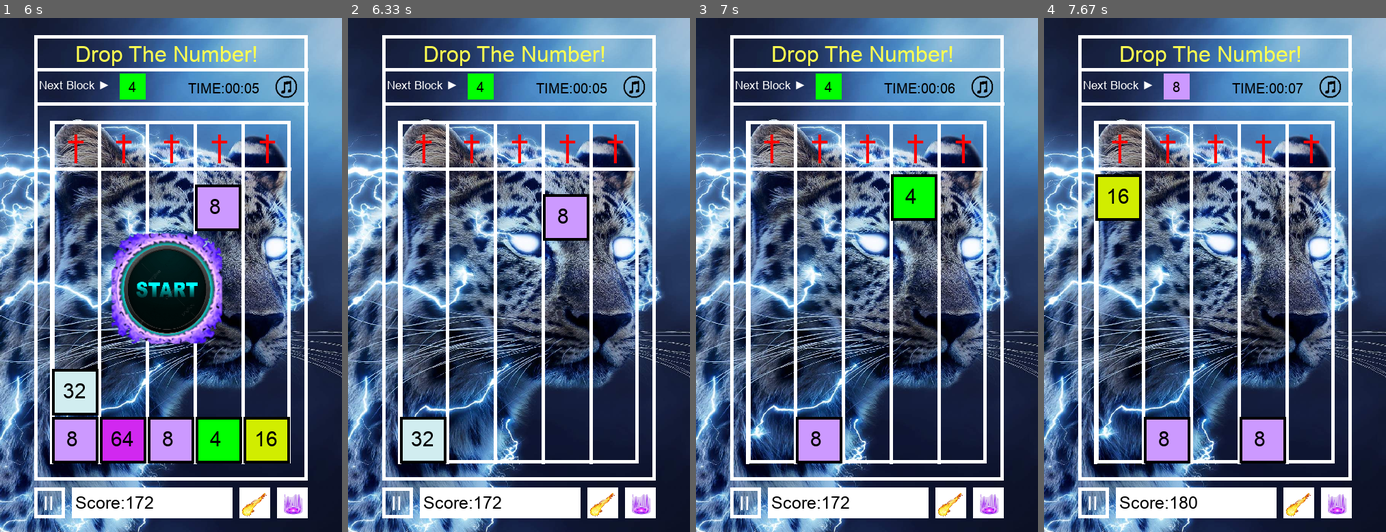
Above: before the commit, frames 1-4 (left to right).
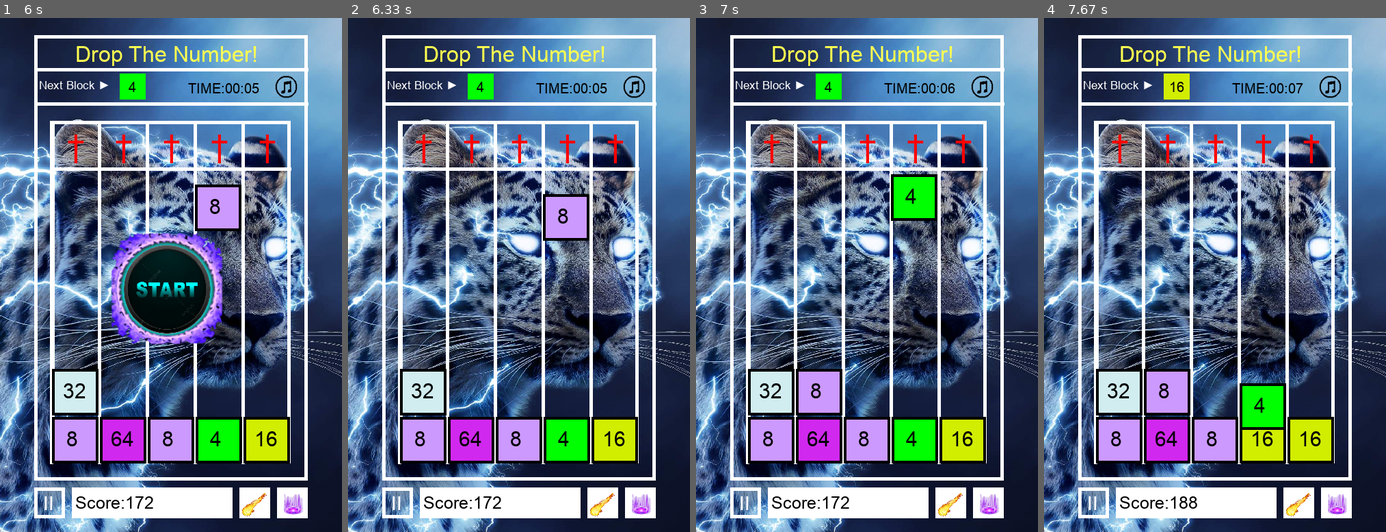
Above: after the commit, the same moments.

Repository: Allen-wa-ng/09170134githw1
Game: pygame game, started from game.py
Same seed, same stepped clock (60 frames per second), same inputs: the game is played once before the commit and once after it.
Inputs (mouse positions are in pixels of both pictures, inside the frame that each line leads up to):
- Up to frame 1 (6 s): click (253, 501) at 0.38 s; click (290, 501) at 0.72 s; click (184, 336) at 1.05 s; tap Enter at 1.33 s; tap Space at 1.67, 5.73 s; click (68, 244) at 2.05 s; click "4" at 2.38 s; click (143, 244) at 2.72 s; click (229, 454) at 3.05 s; click (136, 280) at 3.38 s; click (249, 275) at 3.72 s; click (99, 244) at 4.05 s; click (85, 352) at 4.38 s; click (54, 259) at 4.72 s; click (164, 454) at 5.05 s; click (235, 434) at 5.38 s
- Up to frame 2 (6.33 s): tap Space at 6.03 s; click (601, 501) at 6.28 s
- Up to frame 3 (7 s): click (986, 501) at 6.62 s; click (812, 418) at 6.95 s
- Up to frame 4 (7.67 s): click (1218, 352) at 7.28 s; click (1262, 352) at 7.62 s

Frame 1 is identical in both runs. In frame 2, 7.1% of the frame differs, in the area x 15-85%, y 68-87%; in frame 3, 8.3%; in frame 4, 11%, in the area x 15-85%, y 10-96%.

Commit message:
Pause the super skill cooldown when the game is paused.

Diff:
--- a/game.py
+++ b/game.py
@@ -561,7 +561,17 @@
         if pause:
             startTimeOfPause = time.time()
         else:
-            startTime += (time.time()-startTimeOfPause)
+            pauseDuration = time.time()-startTimeOfPause
+            # Stop horizontal super skill cooldown when puase
+            global cooldown_time_hor
+            if cooldown_time_hor != None:
+                cooldown_time_hor += pauseDuration
+            # Stop vertical super skill cooldown when puase
+            global cooldown_time_vert
+            if cooldown_time_vert != None:
+                cooldown_time_vert += pauseDuration
+            # Change start time of the game which use to count the timer
+            startTime += pauseDuration
     lastLoopPaused = pause
     if pause:
         duration = stopTimeText
@@ -704,7 +714,7 @@
                     cooldown_time_hor = time.time()
                     super_hor()
                 cool_down_hor = time.time() - cooldown_time_hor
-                if cool_down_hor>5:
+                if cool_down_hor>300:
                     cool_down_hor=0
                     cooldown_time_hor = time.time()
                     super_hor()
@@ -714,7 +724,7 @@
                     cooldown_time_vert = time.time()
                     super_vert()
                 cool_down_vert = time.time() - cooldown_time_vert
-                if cool_down_vert>5:
+                if cool_down_vert>300:
                     cool_down_vert=0
                     cooldown_time_vert = time.time()
                     super_vert()
